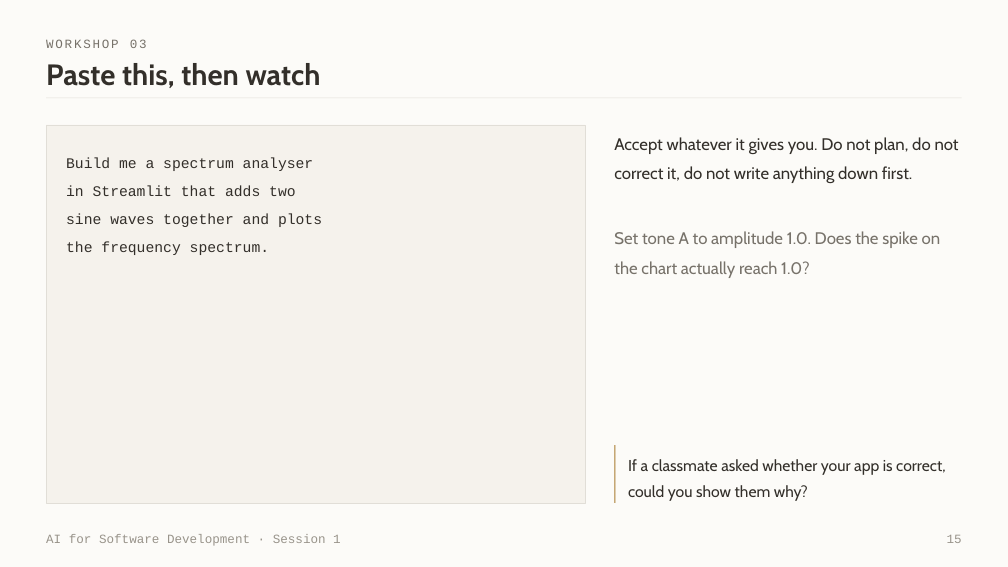
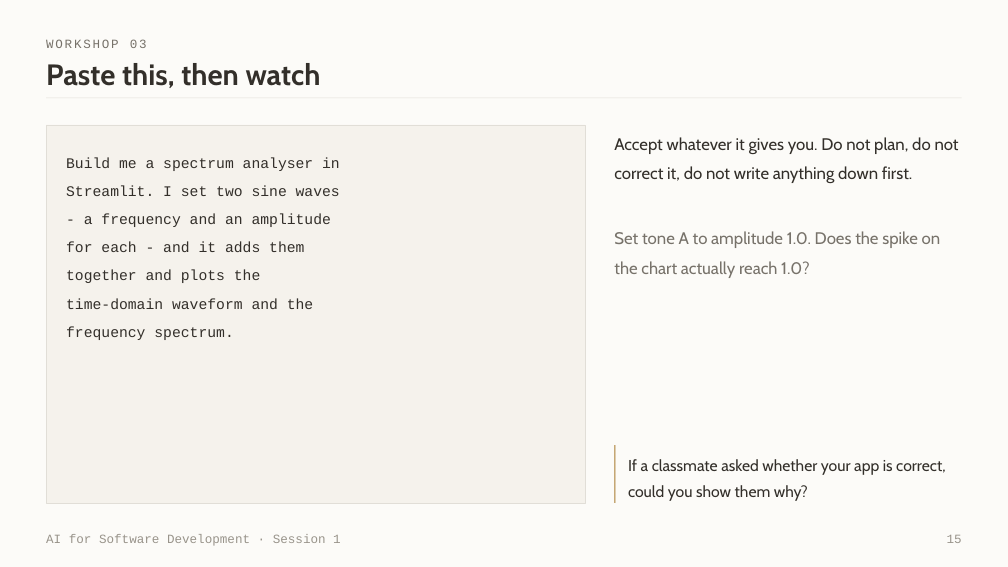
Before and after one commit to witchapong/ai-for-software-dev, a slide deck: slide 15 of slides/Session 1 - Meet Your Agent.pptx. Drawn at 1008x567 pixels with LibreOffice and Linux fonts; fonts in the diff are those of the drawing. Boxes give left, top, right and bottom in pixels: in the first picture for what was removed or moved away, otherwise in the second. Text is boxed around its words. In the diff, an @@ line names an element or a change of style, - is before the commit and + after.

```diff
--- a/slides/Session 1 - Meet Your Agent.pptx
+++ b/slides/Session 1 - Meet Your Agent.pptx
@@ text at <box>66,157,340,340</box>: text changed @@
-Build me a spectrum analyser
-in Streamlit that adds two
-sine waves together and plots
-the frequency spectrum.
+Build me a spectrum analyser in
+Streamlit. I set two sine waves
+- a frequency and an amplitude
+for each - and it adds them
+together and plots the
+time-domain waveform and the
+frequency spectrum.
```
Also in this commit, not shown: 3 other files.
